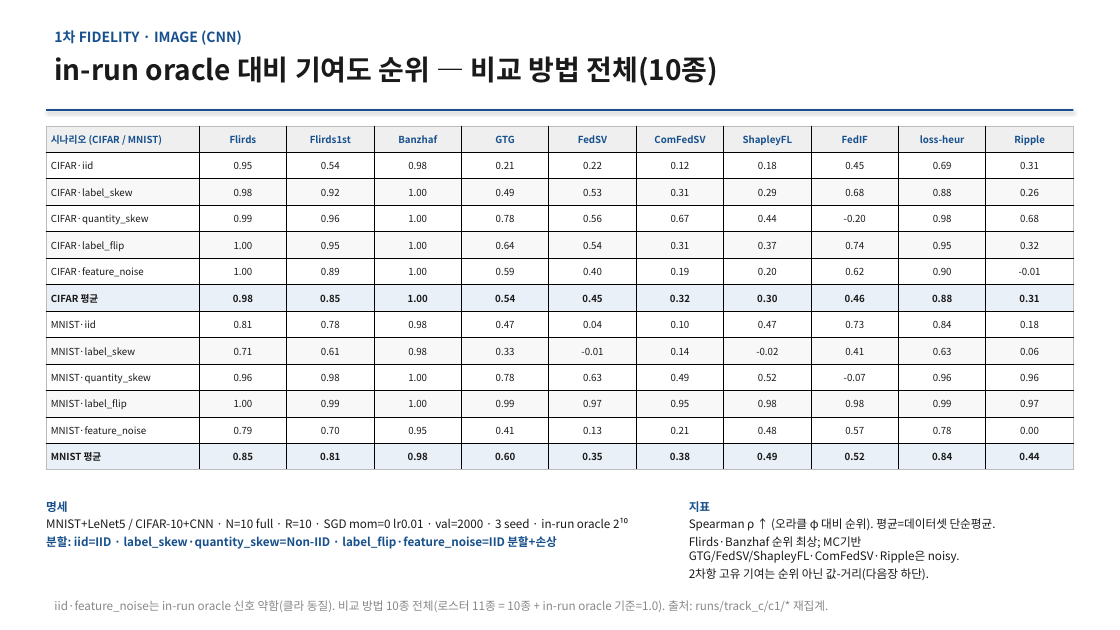
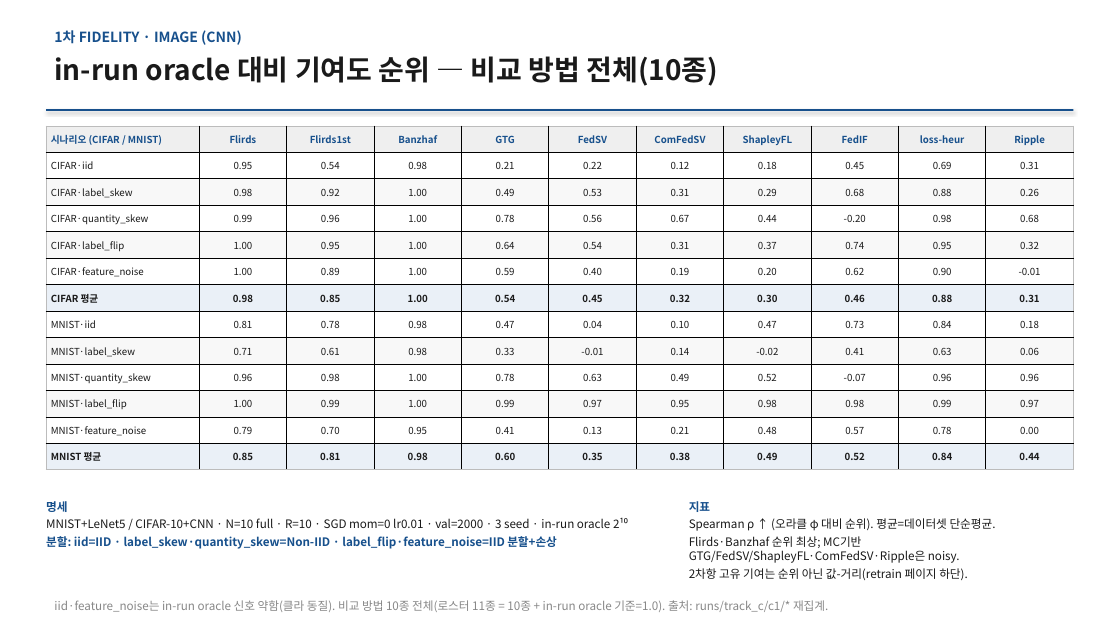
Before and after one commit to YongheeChoi/flirds, a slide deck: slide 5 of research-wiki/presentations/2026-06-results-report/flirds-results-2026-06.pptx (slide 4 before the commit). Drawn at 1120x630 pixels with LibreOffice and Linux fonts; fonts in the diff are those of the drawing. Boxes give left, top, right and bottom in pixels: in the first picture for what was removed or moved away, otherwise in the second. Text is boxed around its words. In the diff, an @@ line names an element or a change of style, - is before the commit and + after.

```diff
--- a/research-wiki/presentations/2026-06-results-report/flirds-results-2026-06.pptx
+++ b/research-wiki/presentations/2026-06-results-report/flirds-results-2026-06.pptx
@@ text at <box>689,568,968,580</box>: text changed @@
-2차항 고유 기여는 순위 아닌 값-거리(다음장 하단).
+2차항 고유 기여는 순위 아닌 값-거리(retrain 페이지 하단).
```
Also in this commit, not shown: 8 other slides changed, 2 slides added, 20 other files.
